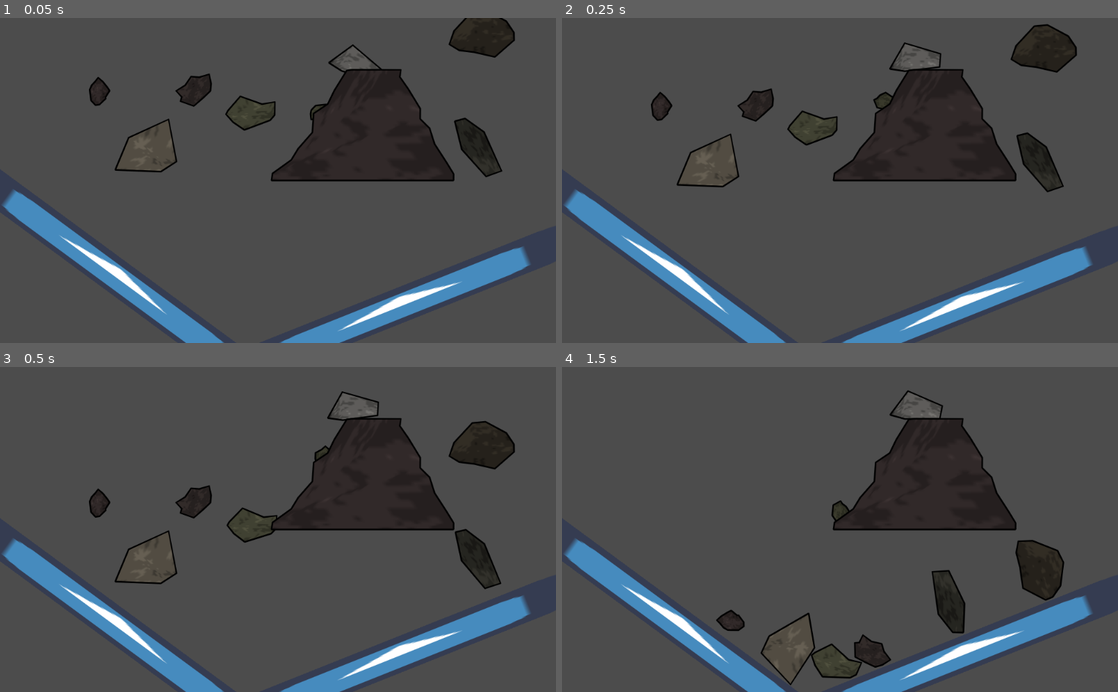
Above: before the commit, frames 1-4 (two rows, left to right).
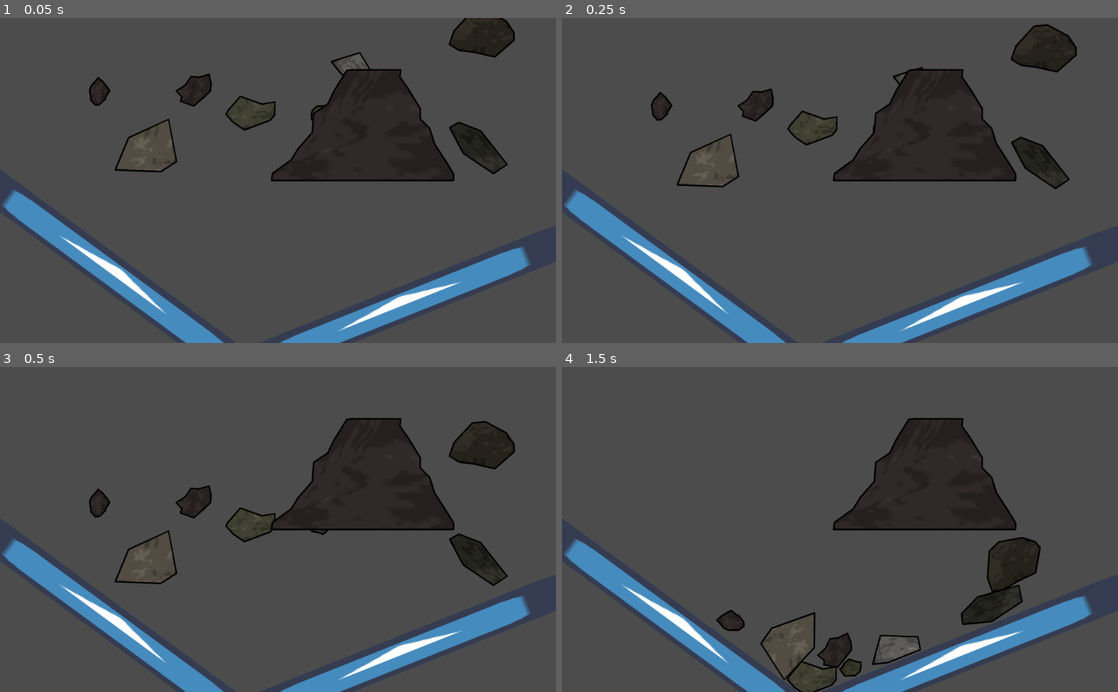
Above: after the commit, the same moments.

Repository: ebrahimebrahim/knock-the-rock
Game: Godot game, scene res://Main.tscn
Two runs of this game, one before a commit and one after it. Both use one fixed random seed, a clock stepped at 60 frames per second and the inputs below. The engine's default icon, where the game draws it, is replaced by a stand-in: a white triangle on a blue panel in a dark square.
Inputs (mouse positions are in pixels of both pictures, inside the frame that each line leads up to):
- Up to frame 1 (0.05 s): no input
- Up to frame 2 (0.25 s): no input
- Up to frame 3 (0.5 s): no input
- Up to frame 4 (1.5 s): move the mouse to (962, 513) at 0.52 s; click (962, 513) at 0.67 s; move the mouse to (728, 545) at 1.27 s; click (728, 545) at 1.42 s

The runs differ from the first frame. In frame 1, 0.5% of the frame differs, in the area x 55-92%, y 8-49%; in frame 2, 0.6%; in frame 3, 0.7%; in frame 4, 5.3%, in the area x 35-91%, y 7-100%.

Commit message:
move collision shape generation into function
This is so that Boulder can override Rock's way of generating collision
shape.

Diff:
--- a/ktr/Boulder.gd
+++ b/ktr/Boulder.gd
@@ -67,3 +67,6 @@
 
 	vertices.push_back(bottom_right)
 	texture_uvs.push_back(Vector2(1,0))
+
+func generate_collision_shape():
+	pass
--- a/ktr/Rock.gd
+++ b/ktr/Rock.gd
@@ -3,6 +3,7 @@
 var vertices = PoolVector2Array()
 var texture_uvs = PoolVector2Array()
 var texture : ImageTexture
+var collision_shape : CollisionShape2D
 
 const colors = [Color("565656"),
 				Color("ffffff"),
@@ -32,12 +33,7 @@
 	phys.rough = true
 	set_physics_material_override(phys)
 
-	var collision_shape : CollisionShape2D = CollisionShape2D.new()
-	add_child(collision_shape)
-
-	# make ConcavePolygonShape2D if most rocks concave
-	collision_shape.shape = ConvexPolygonShape2D.new()
-	collision_shape.shape.points = vertices
+	generate_collision_shape()
 
 	contact_monitor = true
 	contacts_reported = 1
@@ -107,6 +103,14 @@
 		area += vertices[i].cross(vertices[(i+1)%len(vertices)])/2
 	return area
 
+
+func generate_collision_shape():
+	collision_shape = CollisionShape2D.new()
+	add_child(collision_shape)
+	collision_shape.shape = ConvexPolygonShape2D.new()
+	collision_shape.shape.points = vertices
+
+
 func _draw():
 	draw_polygon(vertices, [], texture_uvs, texture)
 	draw_polyline(vertices,Color(0.0,0.0,0.0),2.0,true)
